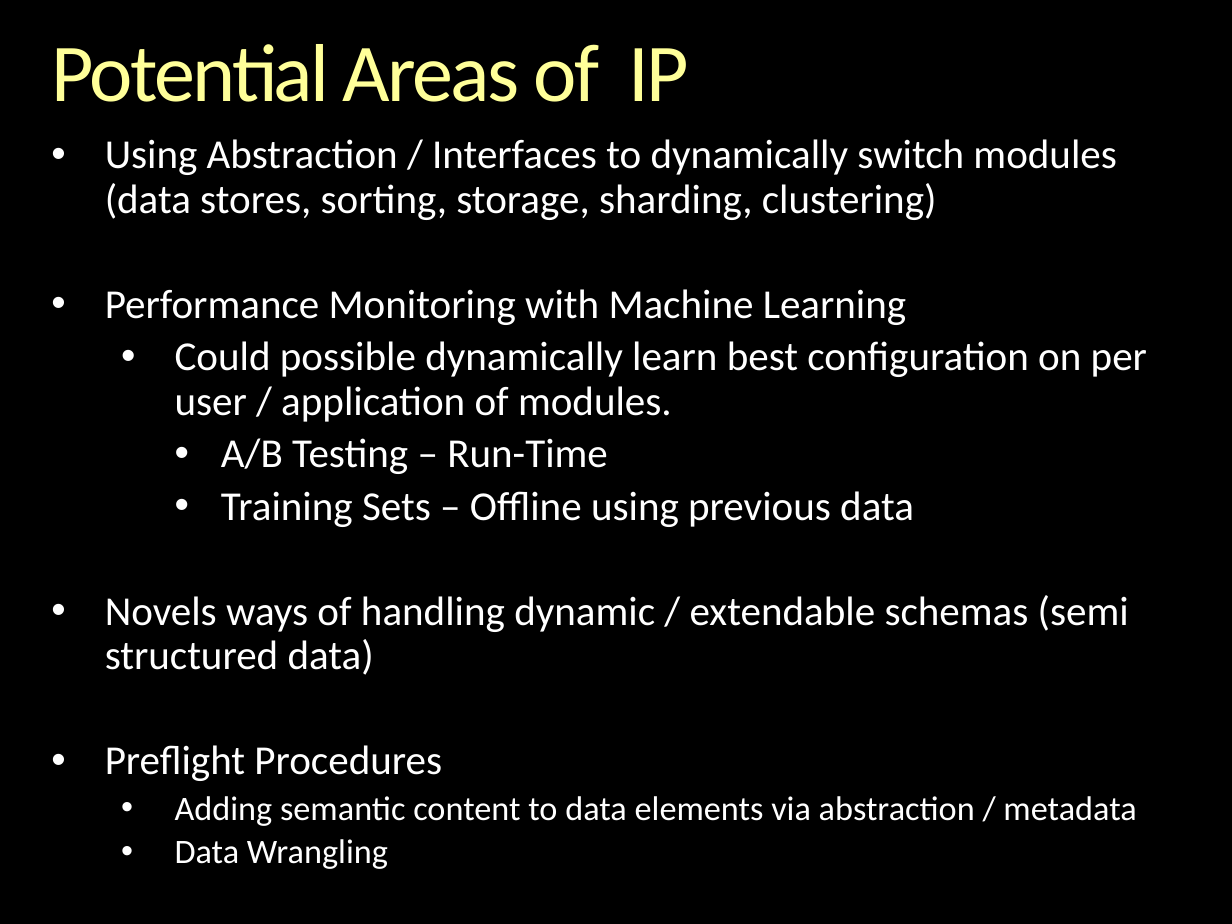
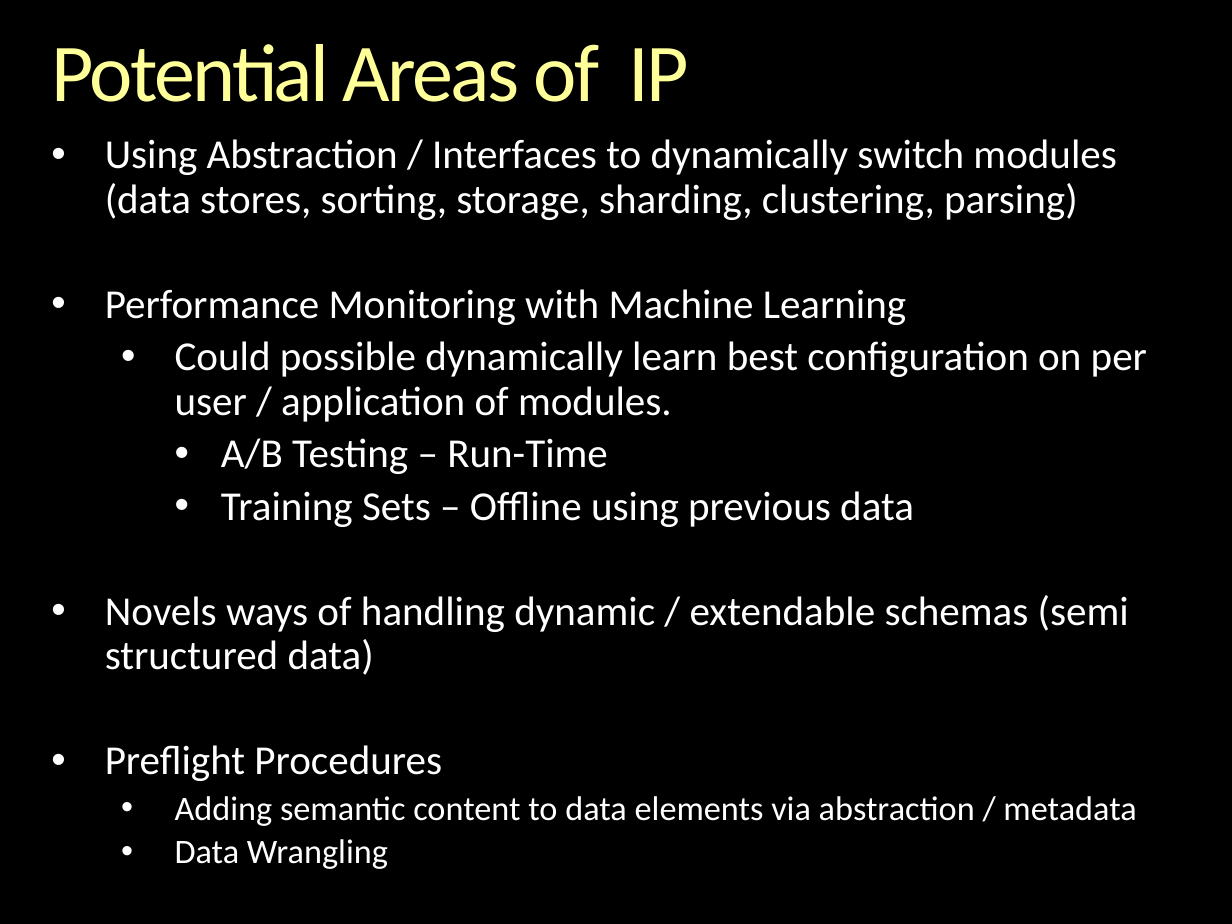
Before and after one commit to andrewferlitsch/epipog-nosql-ip, a slide deck: slide 17 of sprints/Sprint 1 - Oct 3-28.pptx. Drawn at 1232x924 pixels with LibreOffice and Linux fonts; fonts in the diff are those of the drawing; background and template pictures are left out. Boxes give left, top, right and bottom in pixels: in the first picture for what was removed or moved away, otherwise in the second. Text is boxed around its words. In the diff, an @@ line names an element or a change of style, - is before the commit and + after.

```diff
--- a/sprints/Sprint 1 - Oct 3-28.pptx
+++ b/sprints/Sprint 1 - Oct 3-28.pptx
@@ text at <box>105,139,1116,220</box>: text changed @@
-• Using Abstraction / Interfaces to dynamically switch modules (data stores, sorting, storage, sharding, clustering)
+• Using Abstraction / Interfaces to dynamically switch modules (data stores, sorting, storage, sharding, clustering, parsing)
```
Also in this commit, not shown: 3 other slides changed.
